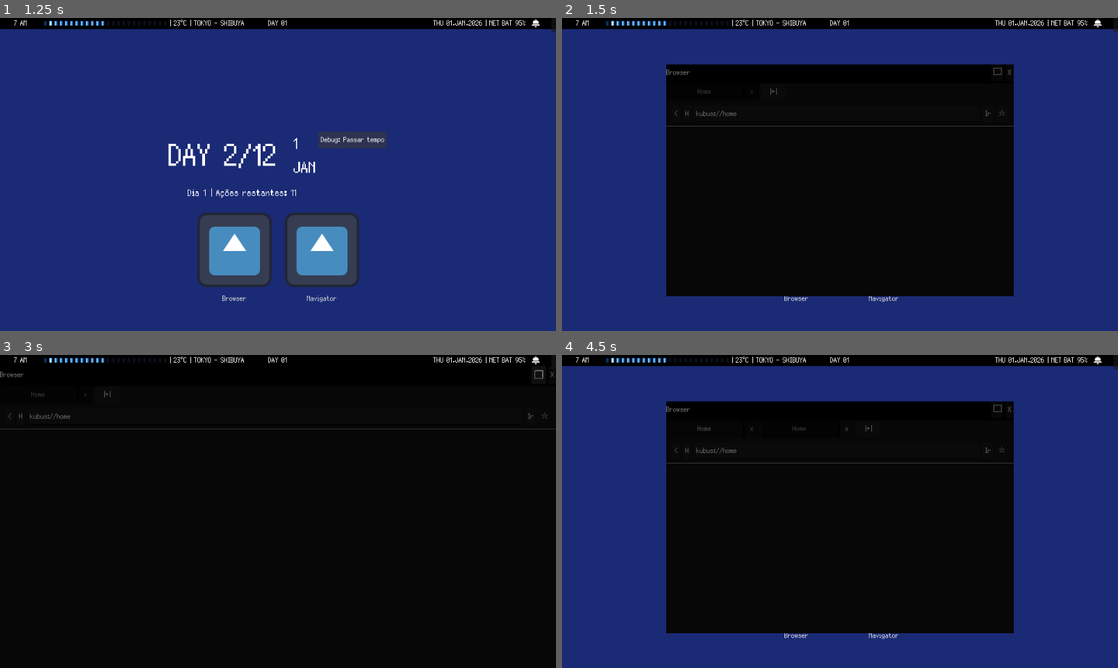
Above: before the commit, frames 1-4 (two rows, left to right).
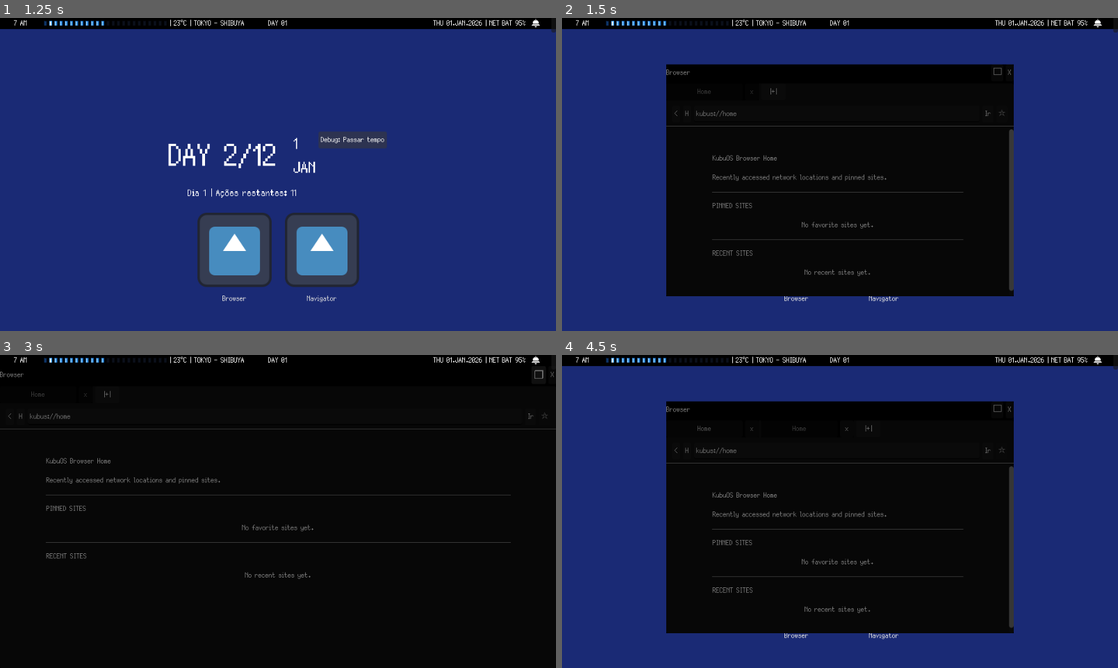
Above: after the commit, the same moments.

Repository: GYU-GAZE/NULL-NETWORK
Game: Godot game, scene res://core/main.tscn
Two runs of this game, one before a commit and one after it. Both use one fixed random seed, a clock stepped at 60 frames per second and the inputs below. The engine's default icon, where the game draws it, is replaced by a stand-in: a white triangle on a blue panel in a dark square.
Inputs:
- Up to frame 1 (1.25 s): click "Debug: Passar tempo" at 0.5 s
- Up to frame 2 (1.5 s): click "Browser" at 1.25 s
- Up to frame 3 (3 s): click "Navigator" at 2 s; click "□" at 2.75 s
- Up to frame 4 (4.5 s): click "❐" at 3.5 s; click "|+|" at 4.25 s

Frame 1 is identical in both runs. In frame 2, 1.2% of the frame differs, in the area x 27-82%, y 35-88%; in frame 3, 0.9%; in frame 4, 1.2%.

Commit message:
Stabilize KubuOS scaling and browser viewport layout

Diff:
--- a/apps/browser/app_browser.tscn
+++ b/apps/browser/app_browser.tscn
@@ -94,14 +94,15 @@
 [node name="Divider" type="HSeparator" parent="MainVBox" unique_id=831126565]
 layout_mode = 2
 
-[node name="ContentArea" type="MarginContainer" parent="MainVBox" unique_id=1789936585]
+[node name="ContentArea" type="Control" parent="MainVBox" unique_id=1133759272]
 clip_contents = true
 layout_mode = 2
 size_flags_vertical = 3
 
 [node name="NormalSiteScroll" type="ScrollContainer" parent="MainVBox/ContentArea" unique_id=175349413]
 unique_name_in_owner = true
-layout_mode = 2
+layout_mode = 0
+offset_right = 139.0
 horizontal_scroll_mode = 0
 
 [node name="NormalSiteContent" type="VBoxContainer" parent="MainVBox/ContentArea/NormalSiteScroll" unique_id=1631711902]
@@ -110,15 +111,16 @@
 size_flags_horizontal = 3
 size_flags_vertical = 3
 
-[node name="CustomSiteScroll" type="ScrollContainer" parent="MainVBox/ContentArea" unique_id=1164053081]
+[node name="CustomSiteContainer" type="Control" parent="MainVBox/ContentArea" unique_id=608180596]
 unique_name_in_owner = true
 visible = false
-layout_mode = 2
-horizontal_scroll_mode = 0
-
-[node name="CustomSiteContainer" type="MarginContainer" parent="MainVBox/ContentArea/CustomSiteScroll" unique_id=1185931622]
-unique_name_in_owner = true
-layout_mode = 2
+clip_contents = true
+layout_mode = 1
+anchors_preset = 15
+anchor_right = 1.0
+anchor_bottom = 1.0
+grow_horizontal = 2
+grow_vertical = 2
 size_flags_horizontal = 3
 size_flags_vertical = 0
 
--- a/apps/browser/browser.gd
+++ b/apps/browser/browser.gd
@@ -27,10 +27,10 @@
 @onready var browser_back_btn: Button = %BrowserBackBtn
 @onready var favorite_button: Button = %FavoriteButton
 
+@onready var content_area: Control = %ContentArea
 @onready var normal_site_scroll: ScrollContainer = %NormalSiteScroll
 @onready var normal_site_content: VBoxContainer = %NormalSiteContent
-@onready var custom_site_scroll: ScrollContainer = %CustomSiteScroll
-@onready var custom_site_container: MarginContainer = %CustomSiteContainer
+@onready var custom_site_container: Control = %CustomSiteContainer
 
 var tabs: Array[BrowserTabData] = []
 var current_tab_index: int = -1
@@ -38,6 +38,8 @@
 
 
 func _ready() -> void:
+	_apply_browser_shell_layout()
+
 	go_button.pressed.connect(_on_go_pressed)
 	url_line_edit.text_submitted.connect(_load_page)
 	browser_back_btn.pressed.connect(_on_browser_back_pressed)
@@ -47,6 +49,54 @@
 
 	_create_tab(home_url)
 
+func _apply_browser_shell_layout() -> void:
+	custom_minimum_size = Vector2.ZERO
+	size_flags_horizontal = Control.SIZE_EXPAND_FILL
+	size_flags_vertical = Control.SIZE_EXPAND_FILL
+	clip_contents = true
+
+	if is_instance_valid(content_area):
+		content_area.custom_minimum_size = Vector2.ZERO
+		content_area.size_flags_horizontal = Control.SIZE_EXPAND_FILL
+		content_area.size_flags_vertical = Control.SIZE_EXPAND_FILL
+		content_area.clip_contents = true
+
+	if is_instance_valid(normal_site_scroll):
+		normal_site_scroll.set_anchors_preset(Control.PRESET_FULL_RECT)
+		normal_site_scroll.custom_minimum_size = Vector2.ZERO
+		normal_site_scroll.size_flags_horizontal = Control.SIZE_EXPAND_FILL
+		normal_site_scroll.size_flags_vertical = Control.SIZE_EXPAND_FILL
+
+	if is_instance_valid(custom_site_container):
+		custom_site_container.set_anchors_preset(Control.PRESET_FULL_RECT)
+		custom_site_container.custom_minimum_size = Vector2.ZERO
+		custom_site_container.size_flags_horizontal = Control.SIZE_EXPAND_FILL
+		custom_site_container.size_flags_vertical = Control.SIZE_EXPAND_FILL
+		custom_site_container.clip_contents = true
+
+		if not custom_site_container.resized.is_connected(_resize_current_custom_site):
+			custom_site_container.resized.connect(_resize_current_custom_site)
+
+
+func _show_normal_site_mode() -> void:
+	custom_site_container.hide()
+	normal_site_scroll.show()
+
+
+func _show_custom_site_mode() -> void:
+	normal_site_scroll.hide()
+	custom_site_container.show()
+
+
+func _resize_current_custom_site() -> void:
+	if not is_instance_valid(custom_site_container):
+		return
+
+	for child in custom_site_container.get_children():
+		if child is Control:
+			var control := child as Control
+			control.position = Vector2.ZERO
+			control.size = custom_site_container.size
 
 func _on_go_pressed() -> void:
 	_load_page(url_line_edit.text)
@@ -324,8 +374,7 @@
 
 
 func _render_403_error() -> void:
-	custom_site_scroll.hide()
-	normal_site_scroll.show()
+	_show_normal_site_mode()
 
 	var error_label := Label.new()
 	error_label.text = "ERRO 403: CONNECTION REFUSED\n\nO servidor recusou a conexão ou o domínio não existe."
@@ -336,8 +385,7 @@
 
 
 func _render_missing_scene_error(page: WebsitePage) -> void:
-	custom_site_scroll.hide()
-	normal_site_scroll.show()
+	_show_normal_site_mode()
 
 	var error_label := Label.new()
 	error_label.text = "ERRO 500: PAGE SCENE MISSING\n\nA rota '%s' existe, mas não possui custom_site_scene configurada." % page.url
@@ -348,14 +396,16 @@
 
 
 func _render_custom_site(scene: PackedScene, state: Dictionary = {}) -> void:
-	normal_site_scroll.hide()
-	custom_site_scroll.show()
+	_show_custom_site_mode()
 
 	var instance: Node = scene.instantiate()
 	custom_site_container.add_child(instance)
 
 	if instance is Control:
 		var control := instance as Control
+		control.set_anchors_preset(Control.PRESET_FULL_RECT)
+		control.position = Vector2.ZERO
+		control.size = custom_site_container.size
 		control.custom_minimum_size = Vector2.ZERO
 		control.size_flags_horizontal = Control.SIZE_EXPAND_FILL
 		control.size_flags_vertical = Control.SIZE_EXPAND_FILL
@@ -369,6 +419,8 @@
 
 	if instance.has_method("restore_browser_state"):
 		instance.call_deferred("restore_browser_state", state)
+
+	_resize_current_custom_site()
 
 
 func _process(_delta: float) -> void:
--- a/project.godot
+++ b/project.godot
@@ -38,7 +38,7 @@
 window/size/viewport_width=960
 window/size/viewport_height=540
 window/stretch/mode="viewport"
-window/stretch/aspect="expand"
+window/stretch/aspect="ignore"
 window/stretch/scale_mode="integer"
 
 [gui]
--- a/systems/window_manager/window_manager.gd
+++ b/systems/window_manager/window_manager.gd
@@ -63,6 +63,12 @@
 		var app_instance: Node = app.app_scene.instantiate()
 		new_window.content_container.add_child(app_instance)
 
+		if app_instance is Control:
+			var app_control := app_instance as Control
+			app_control.custom_minimum_size = Vector2.ZERO
+			app_control.size_flags_horizontal = Control.SIZE_EXPAND_FILL
+			app_control.size_flags_vertical = Control.SIZE_EXPAND_FILL
+
 	_apply_saved_or_default_window_state(app_id, new_window)
 
 	new_window.window_focused.connect(focus_window.bind(app_id))
